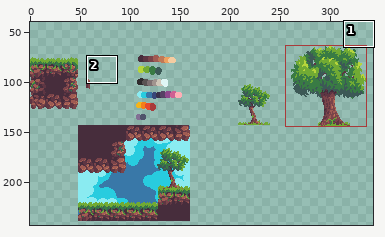
Pixel-art file -- Aseprite/concept_and_tilemap.aseprite. Above: a wide view before the commit, with the close-up outlined.
Close-up. Old version:
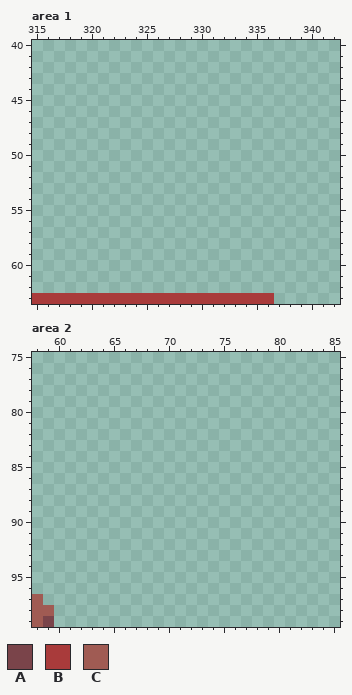
416x278 pixels, 1 frame. Shown: area 1: x 315..342, y 40..63; area 2: x 58..85, y 75..99. The wide view leaves out empty margins.
Visible layers, top first: "Layer 5", "Layer 2", "Layer 1", "Layer 3".
Palette (. is transparent): A #7a444a  B #a93b3b  C #a05b53
Pixels before, area 1, first column x 315:
63 BBBBBBBBBBBBBBBBBBBBBB
Pixels before, area 2, first column x 58:
 97 C.
 98 CC
 99 CA
And afterwards:
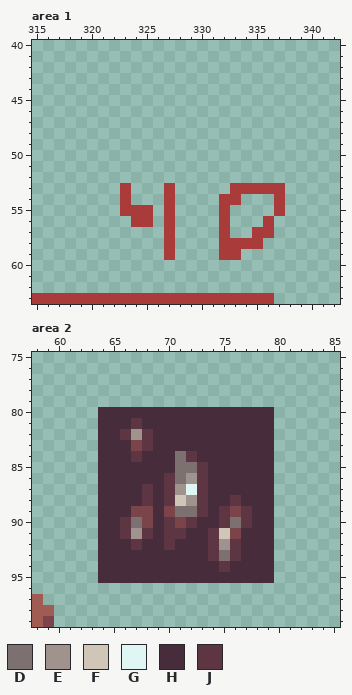
Colours new in this view: D #7d7071  E #a0938e  F #cfc6b8  G #dff6f5  H #472d3c  J #5e3643
Difference:
Area 1, layer "Layer 5":
There is now colour B in row 53 at x 323, 327 and 333 to 337; in row 54 at x 323, 327, 332 to 333 and 337; in row 55 at x 323 to 325, 327, 332 and 337; in row 56 at x 324 to 325, 327, 332 and 336; in row 57 at x 327, 332 and 335 to 336; in row 58 at x 327 and 332 to 335.
There is now colour B in row 59 at x 327 and 332 to 333.
Area 2, layer "Layer 1":
There is now colour A in row 83 at x 67; in row 89 at x 67 to 68, 70 and 76; in row 90 at x 68 and 71; in row 91 at x 76.
There is now colour D in row 84 at x 71; in row 85 at x 71 to 72; in row 86 at x 71; in row 89 at x 71 to 72; in row 90 at x 67 and 76; in row 93 at x 75.
There is now colour E in row 82 at x 67; in row 86 at x 72; in row 87 at x 71; in row 88 at x 72; in row 91 at x 67; in row 92 at x 75.
There is now colour F in row 88 at x 71; in row 91 at x 75.
There is now colour G in row 87 at x 72.
There is now colour H in row 80 at x 64 to 79; in row 81 at x 64 to 66 and 68 to 79; in row 82 at x 64 to 65 and 69 to 79; in row 83 at x 64 to 66 and 69 to 79; in row 84 at x 64 to 66, 68 to 70 and 73 to 79; in row 85 at x 64 to 70 and 74 to 79.
There is now colour H in row 86 at x 64 to 69 and 74 to 79; in row 87 at x 64 to 67, 69 and 74 to 79; in row 88 at x 64 to 67, 69, 74 to 75 and 77 to 79; in row 89 at x 64 to 66, 69, 74 and 78 to 79; in row 90 at x 64 to 65, 69, 73 to 74 and 78 to 79; in row 91 at x 64 to 65, 69, 72 to 73 and 77 to 79.
There is now colour H in row 92 at x 64 to 66, 68 to 69, 71 to 73 and 77 to 79; in row 93 at x 64 to 73 and 77 to 79; in row 94 at x 64 to 74 and 76 to 79; in row 95 at x 64 to 79.
There is now colour J in row 81 at x 67; in row 82 at x 66 and 68; in row 83 at x 68; in row 84 at x 67 and 72; in row 85 at x 73; in row 86 at x 70 and 73.
There is now colour J in row 87 at x 68, 70 and 73; in row 88 at x 68, 70, 73 and 76; in row 89 at x 73, 75 and 77; in row 90 at x 66, 70, 72, 75 and 77; in row 91 at x 66, 68, 70 to 71 and 74; in row 92 at x 67, 70, 74 and 76.
There is now colour J in row 93 at x 74 and 76; in row 94 at x 75.
Where, in picture pixels (left, top, right, bottom), the same in both close-ups:
added: (120, 183, 285, 260)
added: (98, 407, 274, 583)
